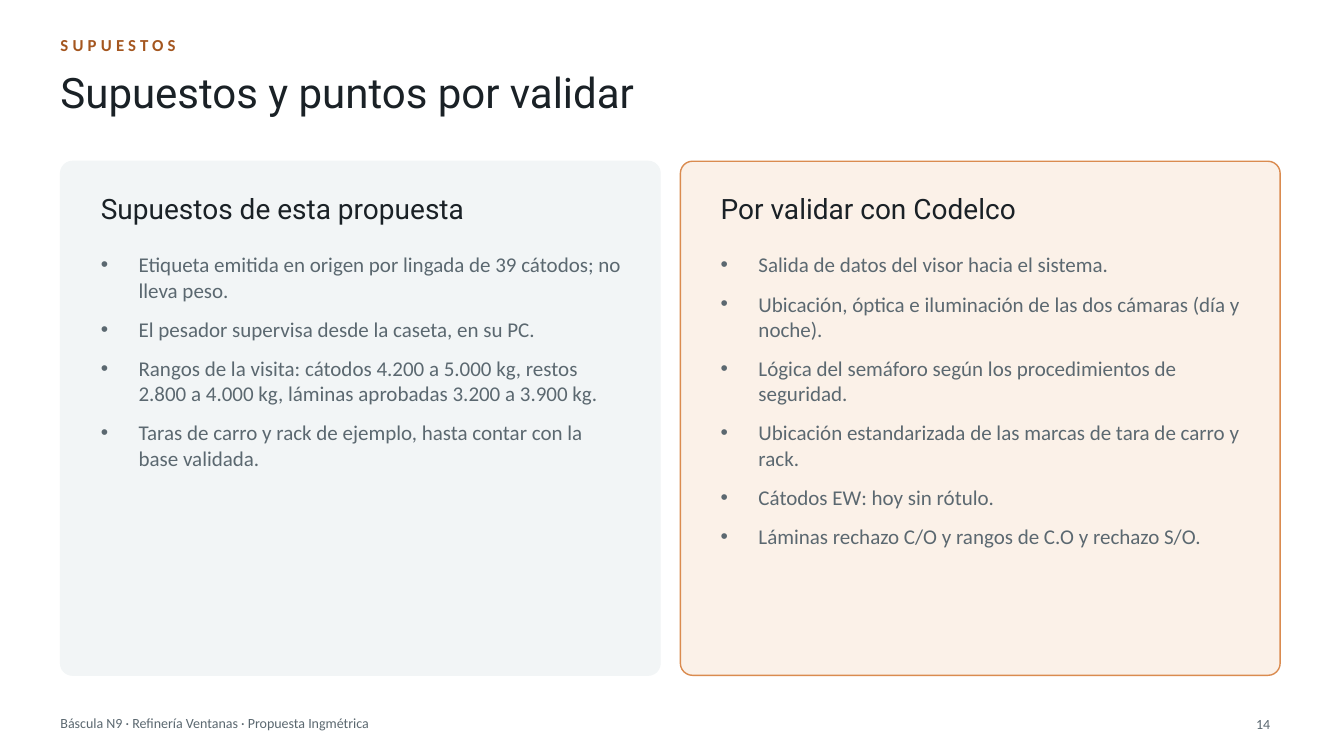
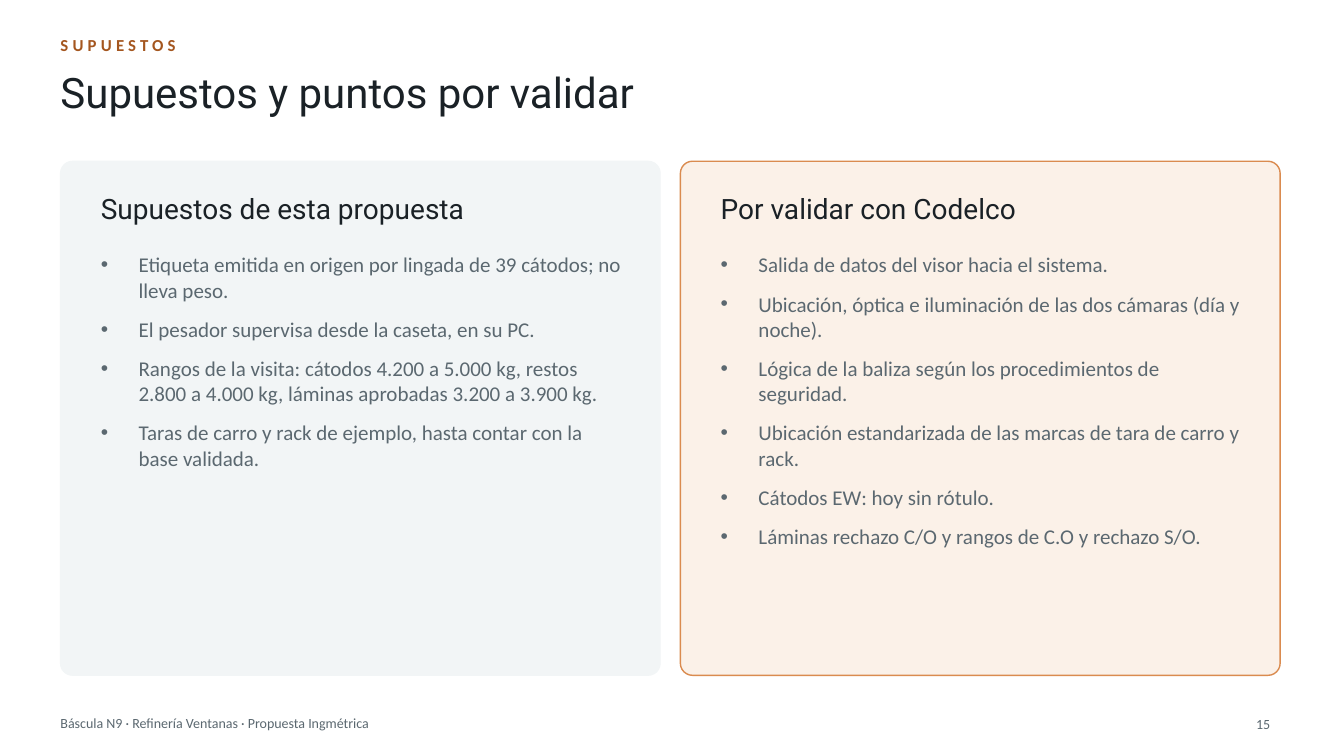
Before and after one commit to BortegaING/Codelco-Proyecto, a slide deck: slide 15 of presentacion/Bascula-N9-Ventanas.pptx (slide 14 before the commit). Drawn at 1344x756 pixels with LibreOffice and Linux fonts; fonts in the diff are those of the drawing. Boxes give left, top, right and bottom in pixels: in the first picture for what was removed or moved away, otherwise in the second. Text is boxed around its words. In the diff, an @@ line names an element or a change of style, - is before the commit and + after.

```diff
--- a/presentacion/Bascula-N9-Ventanas.pptx
+++ b/presentacion/Bascula-N9-Ventanas.pptx
@@ text at [758,361,1159,405]: text changed @@
-• Lógica del semáforo según los procedimientos de seguridad.
+• Lógica de la baliza según los procedimientos de seguridad.
@@ page number at [1256,720,1270,729]: text changed @@
-14
+15
```
Also in this commit, not shown: 6 other slides changed, 1 slide added, 26 other files.
